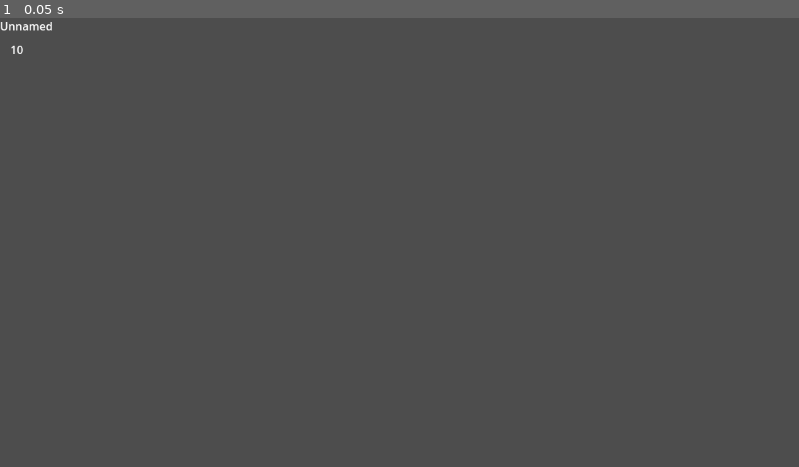
Above: before the commit, frame 1.
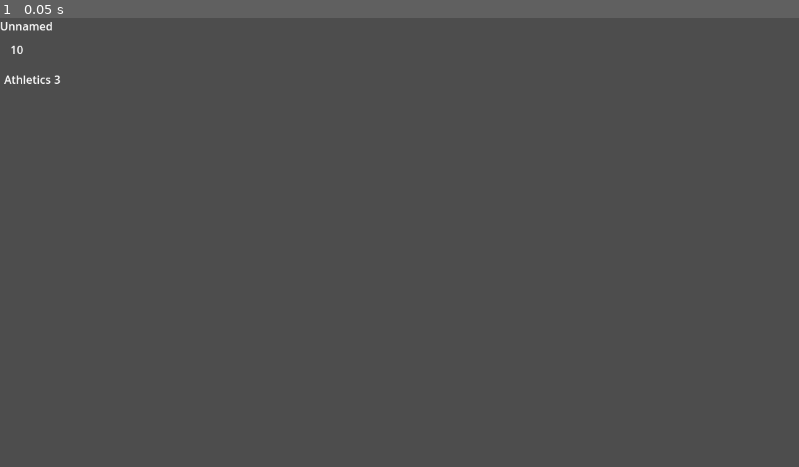
Above: after the commit, the same moment.

Repository: ETHale/DnDCharSheet
Game: Godot game, scene res://Scene/CharacterSheet.tscn
Two runs of this game, one before a commit and one after it. Both use one fixed random seed, a clock stepped at 60 frames per second and the inputs below.
Inputs:
- Up to frame 1 (0.05 s): no input

The runs differ from the first frame. In frame 1, less than 0.1% of the frame differs, in the area x 0-8%, y 12-15%.

Commit message:
setting up skills - need to switch to groups from names

Diff:
--- a/Scene/CharacterSheet.tscn
+++ b/Scene/CharacterSheet.tscn
@@ -1,6 +1,7 @@
-[gd_scene load_steps=2 format=3 uid="uid://dcvu5ymb1df73"]
+[gd_scene load_steps=3 format=3 uid="uid://dcvu5ymb1df73"]
 
 [ext_resource type="Script" path="res://Scripts/CharacterSheet.gd" id="1_x1xng"]
+[ext_resource type="PackedScene" uid="uid://codmp0sgsnlxg" path="res://Scene/skill.tscn" id="2_ny50b"]
 
 [node name="CharacterSheet" type="Control"]
 layout_mode = 3
@@ -30,3 +31,5 @@
 offset_right = 40.0
 offset_bottom = 23.0
 text = "10"
+
+[node name="Athletics" parent="." instance=ExtResource("2_ny50b")]
--- a/Scene/NumberStat.tscn
+++ b/Scene/NumberStat.tscn
@@ -1,6 +1,6 @@
 [gd_scene load_steps=2 format=3 uid="uid://ca5ihe1n488ds"]
 
-[ext_resource type="Script" path="res://NumberStat.gd" id="1_rtvry"]
+[ext_resource type="Script" path="res://Scripts/NumberStat.gd" id="1_0m047"]
 
 [node name="NumberStat" type="Control"]
 layout_mode = 3
@@ -9,4 +9,4 @@
 anchor_bottom = 1.0
 grow_horizontal = 2
 grow_vertical = 2
-script = ExtResource("1_rtvry")
+script = ExtResource("1_0m047")
--- /dev/null
+++ b/Scene/skill.tscn
@@ -0,0 +1,25 @@
+[gd_scene load_steps=2 format=3 uid="uid://codmp0sgsnlxg"]
+
+[ext_resource type="Script" path="res://Scripts/Skill.gd" id="1_dbye4"]
+
+[node name="Skill" type="Control"]
+layout_mode = 3
+anchors_preset = 0
+offset_left = 6.0
+offset_top = 69.0
+offset_right = 46.0
+offset_bottom = 109.0
+script = ExtResource("1_dbye4")
+
+[node name="HBoxContainer" type="HBoxContainer" parent="."]
+layout_mode = 0
+offset_right = 40.0
+offset_bottom = 40.0
+
+[node name="Name" type="Label" parent="HBoxContainer"]
+layout_mode = 2
+text = "Athletics"
+
+[node name="Modifier" type="Label" parent="HBoxContainer"]
+layout_mode = 2
+text = "3"
--- a/Scripts/CharacterSheet.gd
+++ b/Scripts/CharacterSheet.gd
@@ -25,7 +25,6 @@
 			#character name
 			"CharacterNameLabel":
 				child.set_text(characterName)
-
 			#strength stat
 			"Str":
 				str.updateNumber()
--- /dev/null
+++ b/Scripts/Skill.gd
@@ -0,0 +1,36 @@
+extends Control
+
+#consts for identifying
+const NAME = 0
+const TYPE = 1
+const MODIFIER = 3
+
+var info = {
+	NAME : "skill",
+	TYPE : Globals.DEX_SKILL,
+	MODIFIER : 0
+}
+
+func setName(name):
+	self.remove_from_group(info[NAME])
+	info[NAME] = name
+	self.add_to_group(name, true)
+
+func setType(type):
+	info[TYPE] = type
+
+func setModifier(num):
+	info[MODIFIER] = num
+
+func getInfo():
+	return info
+
+func updateGUI():
+	self.find_child("Name").set_text(info[NAME])
+	self.find_child("Modifier").set_text(str(info[MODIFIER]))
+
+func createGUI(name, type, modifier):
+	setName(name)
+	setType(type)
+	setModifier(modifier)
+	updateGUI()
--- /dev/null
+++ b/Scripts/globals.gd
@@ -0,0 +1,8 @@
+extends Node
+#constants to easily determine the skill type
+const STR_SKILL = 0
+const DEX_SKILL = 1
+const CON_SKILL = 2
+const INT_SKILL = 3
+const WIS_SKILL = 4
+const CHA_SKILL = 5
--- a/project.godot
+++ b/project.godot
@@ -14,3 +14,7 @@
 run/main_scene="res://Scene/CharacterSheet.tscn"
 config/features=PackedStringArray("4.2", "Forward Plus")
 config/icon="res://icon.svg"
+
+[autoload]
+
+Globals="*res://Scripts/globals.gd"
Renamed: NumberStat.gd -> Scripts/NumberStat.gd
